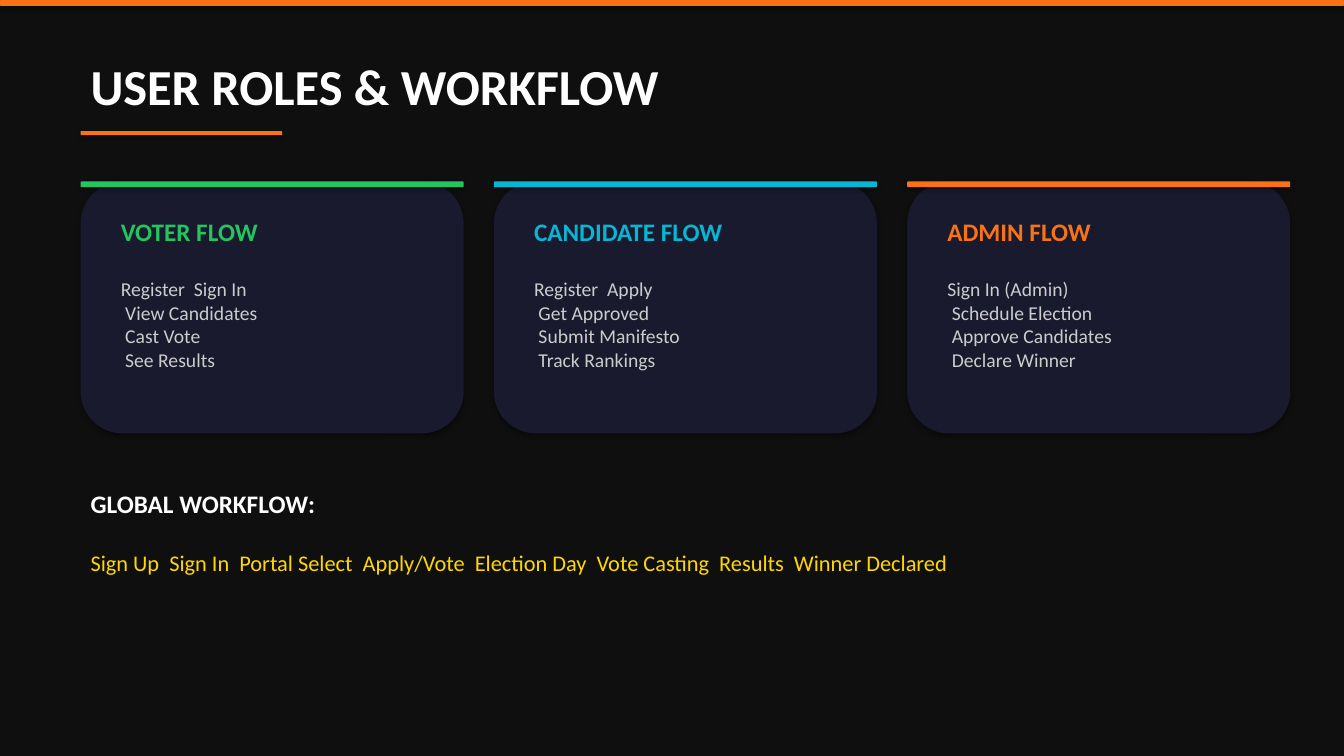
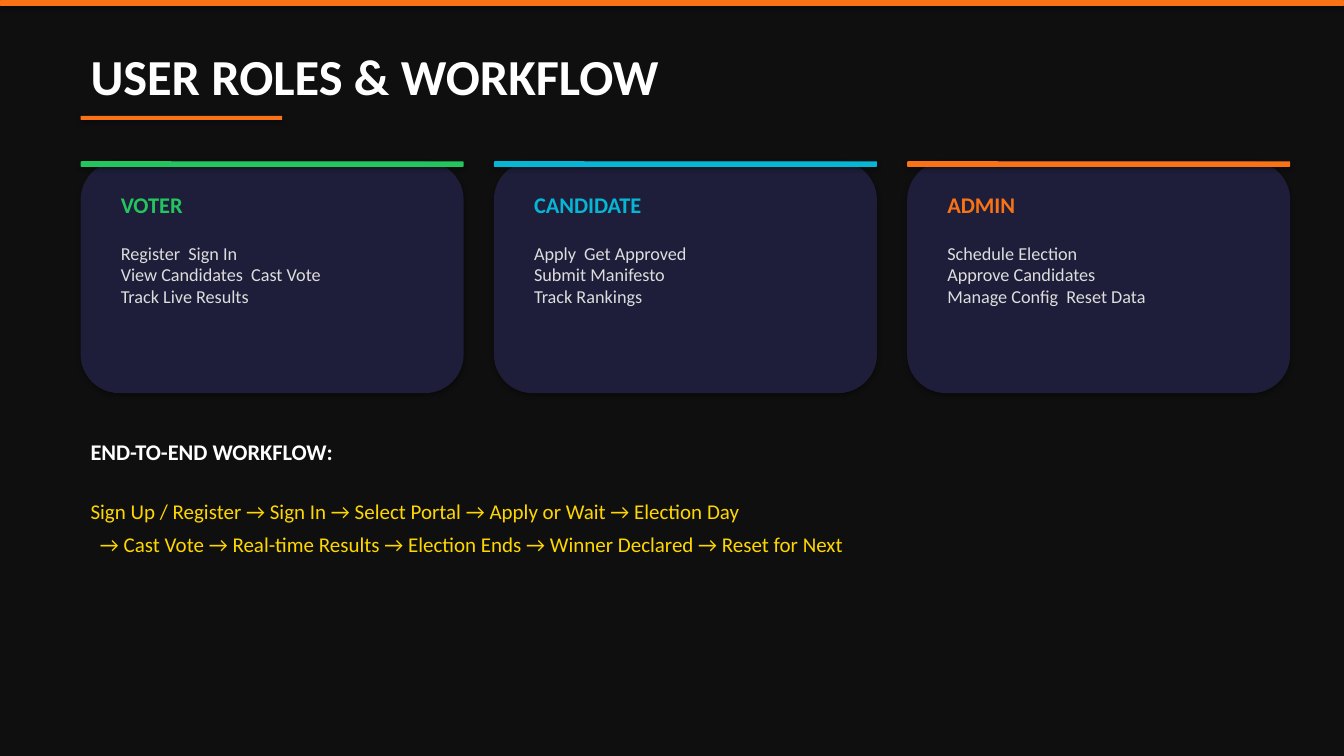
Before and after one commit to nayeemuddin0351/University-Digital-Election-Hub, a slide deck: slide 7 of RMSTU_Election_Presentation.pptx (slide 6 before the commit). Drawn at 1344x756 pixels with LibreOffice and Linux fonts; fonts in the diff are those of the drawing. Boxes give left, top, right and bottom in pixels: in the first picture for what was removed or moved away, otherwise in the second. Text is boxed around its words. In the diff, an @@ line names an element or a change of style, - is before the commit and + after.

```diff
--- a/RMSTU_Election_Presentation.pptx
+++ b/RMSTU_Election_Presentation.pptx
@@ text "USER ROLES & WORKFLOW": place and size @@
-text "USER ROLES & WORKFLOW" at [91,72,659,106]
+text "USER ROLES & WORKFLOW" at [91,62,659,96]
@@ rounded rectangle: place and size @@
-rounded rectangle at [81,131,282,135]
+rounded rectangle at [81,116,282,120]
@@ rounded rectangle: place and size @@
-rounded rectangle at [81,181,464,434]
+rounded rectangle at [81,161,464,393]
@@ rounded rectangle: place and size @@
-rounded rectangle at [494,181,877,434]
+rounded rectangle at [494,161,877,393]
@@ 3 rounded rectangles: place and size @@
-3 rounded rectangles at [81,181,1291,188]
+3 rounded rectangles at [81,161,1291,167]
@@ fill #1A1A2E to #1E1E3A in 3 elements at [81,161,464,393], [494,161,877,393], [907,161,1291,393] @@
@@ rounded rectangle: place and size @@
-rounded rectangle at [907,181,1291,434]
+rounded rectangle at [907,161,1291,393]
@@ text at [121,198,183,213]: text changed; size 18 to 16 pt @@
-VOTER FLOW
+VOTER
@@ text at [534,198,641,213]: text changed; size 18 to 16 pt @@
-CANDIDATE FLOW
+CANDIDATE
@@ text at [947,198,1015,213]: text changed; size 18 to 16 pt @@
-ADMIN FLOW
+ADMIN
@@ text at [121,247,321,303]: text changed; size 14 to 13 pt; text colour #CCCCCC to #DDDDDD @@
-Register Sign In
-View Candidates
-Cast Vote
-See Results
+Register Sign In
+View Candidates Cast Vote
+Track Live Results
@@ text at [534,247,687,306]: text changed; size 14 to 13 pt; text colour #CCCCCC to #DDDDDD @@
-Register Apply
-Get Approved
-Submit Manifesto
-Track Rankings
+Apply Get Approved
+Submit Manifesto
+Track Rankings
@@ text at [947,247,1145,306]: text changed; size 14 to 13 pt; text colour #CCCCCC to #DDDDDD @@
-Sign In (Admin)
-Schedule Election
-Approve Candidates
-Declare Winner
+Schedule Election
+Approve Candidates
+Manage Config Reset Data
@@ text at [91,445,333,460]: text changed; size 18 to 16 pt @@
-GLOBAL WORKFLOW:
+END-TO-END WORKFLOW:
@@ text at [91,504,843,552]: text changed; size 16 to 15 pt @@
-Sign Up Sign In Portal Select Apply/Vote Election Day Vote Casting Results Winner Declared
+Sign Up / Register → Sign In → Select Portal → Apply or Wait → Election Day
+→ Cast Vote → Real-time Results → Election Ends → Winner Declared → Reset for Next
```
Also in this commit, not shown: 8 other slides changed, 5 slides added, 3 slides removed.
